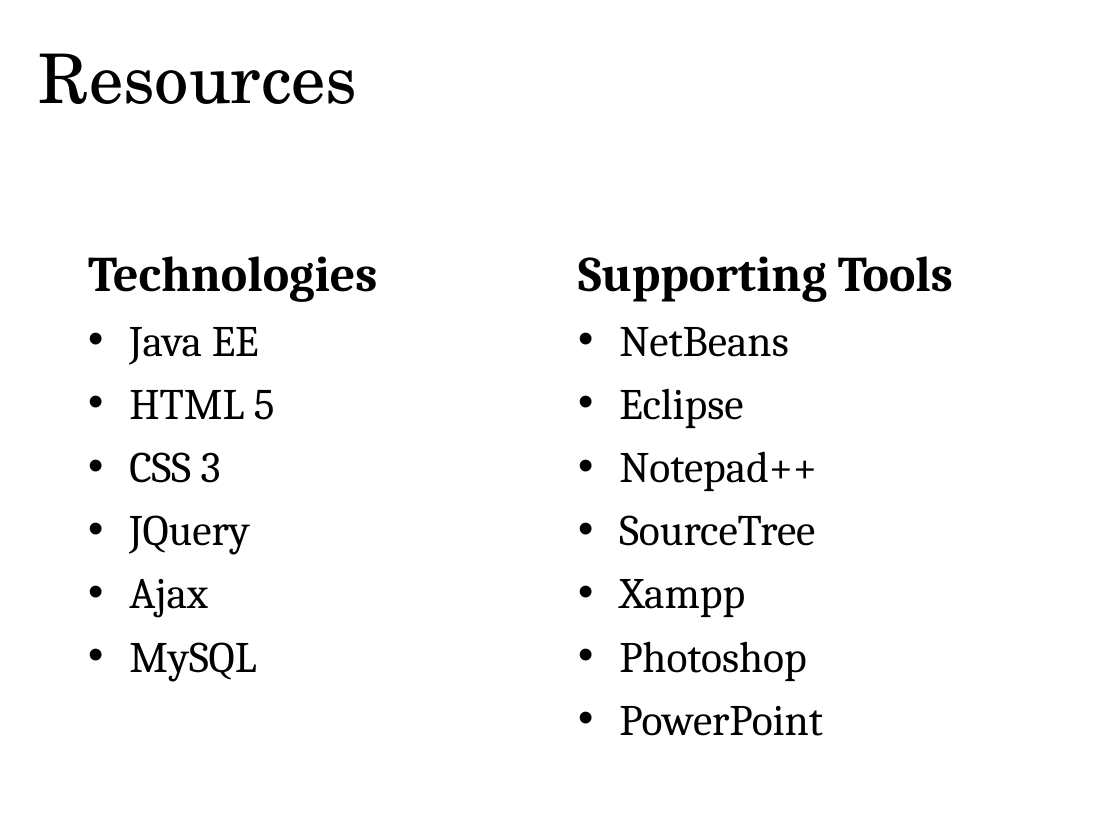
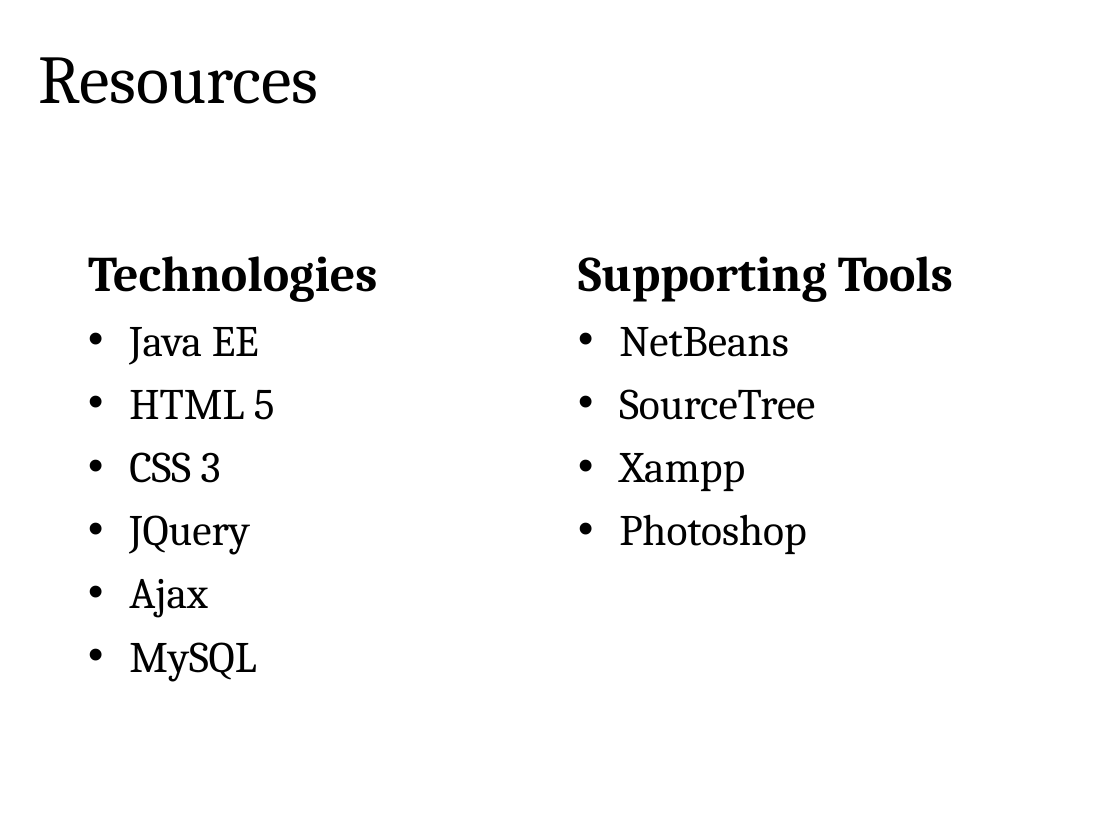
Before and after one commit to charitha09/BIT-Information-Management-System, a slide deck: slide 17 of Documents/Group14.ppt (slide 19 before the commit). Drawn at 1120x840 pixels with LibreOffice and Linux fonts; fonts in the diff are those of the drawing; background and template pictures are left out. Boxes give left, top, right and bottom in pixels: in the first picture for what was removed or moved away, otherwise in the second. Text is boxed around its words. In the diff, an @@ line names an element or a change of style, - is before the commit and + after.

```diff
--- a/Documents/Group14.ppt
+++ b/Documents/Group14.ppt
@@ text "Resources" at [39,57,319,104]: font TeX Gyre Schola to Cambria @@
@@ text at [619,388,817,491]: paragraphs removed @@
-• Eclipse
-• Notepad++
@@ text at [619,706,823,736]: paragraph removed @@
-• PowerPoint
```
Also in this commit, not shown: 9 other slides changed, 4 slides added, 6 slides removed.
